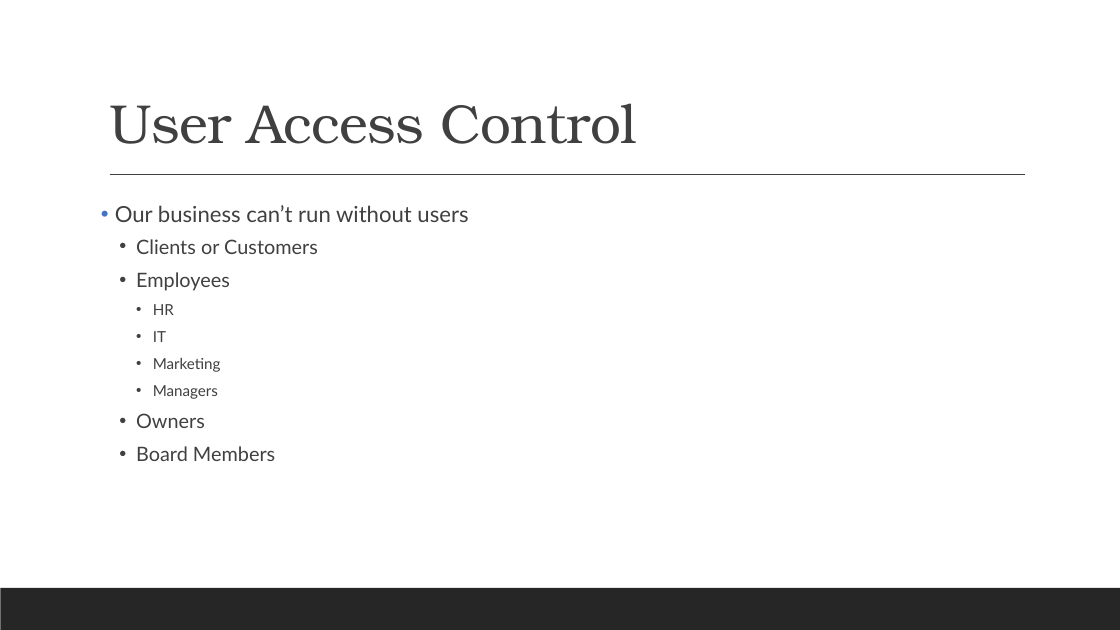
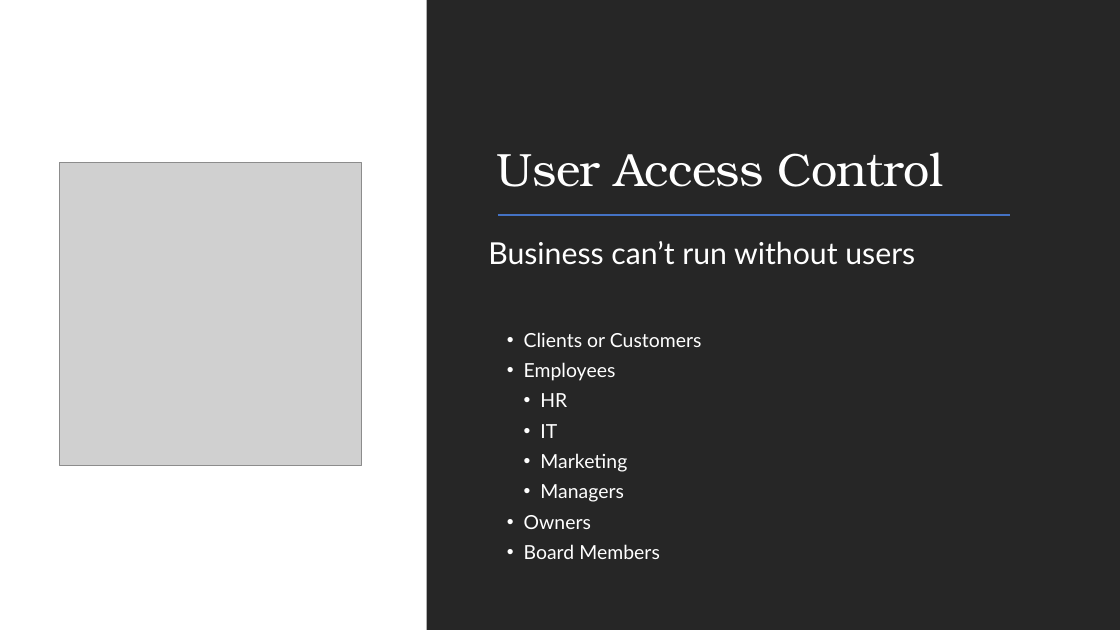
Before and after one commit to ronnie-1947/access-control-ppt, a slide deck: slide 36 of Access Control.pptx. Drawn at 1120x630 pixels with LibreOffice and Linux fonts; fonts in the diff are those of the drawing; grey boxes stand for pictures. Boxes give left, top, right and bottom in pixels: in the first picture for what was removed or moved away, otherwise in the second. Text is boxed around its words. In the diff, an @@ line names an element or a change of style, - is before the commit and + after.

```diff
--- a/Access Control.pptx
+++ b/Access Control.pptx
@@ rectangle added at (0, 0, 1120, 630), fill #FFFFFF @@
@@ rectangle added at (427, 0, 1120, 630), fill #262626 @@
@@ title "User Access Control": place and size @@
-title "User Access Control" at (109, 103, 637, 144)
+title "User Access Control" at (497, 152, 943, 187)
@@ title "User Access Control" at (497, 152, 943, 187): size 47 to 40 pt, text colour #404040 to #FFFFFF @@
@@ picture added at (60, 163, 362, 465) @@
@@ line removed from (110, 175) to (1026, 175) @@
@@ text "Business can’t run without users": place and size @@
-text "Business can’t run without users" at (115, 205, 468, 461)
+text "Business can’t run without users" at (488, 241, 915, 559)
@@ line added from (497, 215) to (1010, 215), #4472C4 1.5 pt @@
@@ text at (488, 241, 915, 265): text changed; size 19 to 25.9 pt; text colour #404040 to #FFFFFF @@
-• Our business can’t run without users
+Business can’t run without users
@@ text at (524, 332, 702, 559): size 17 to 16.6 pt in "Clients or Customers", "Employees", "Owners", "Board Members"; text colour #404040 to #FFFFFF in "Clients or Customers", "Employees", "HR", "IT" and 4 more places; size 13 to 16.6 pt in "HR", "IT", "Marketing", "Managers"; line spacing 1.1 to 1 @@
```
Also in this commit, not shown: 14 other slides changed, 9 slides added, 1 slide removed.
